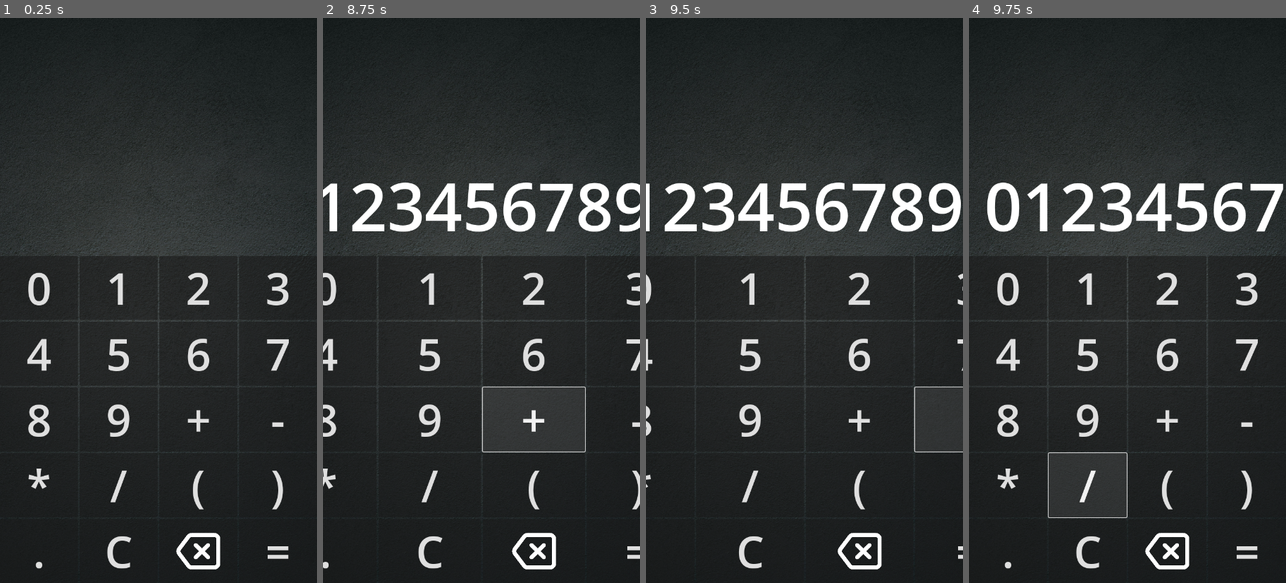
Above: before the commit, frames 1-4 (left to right).
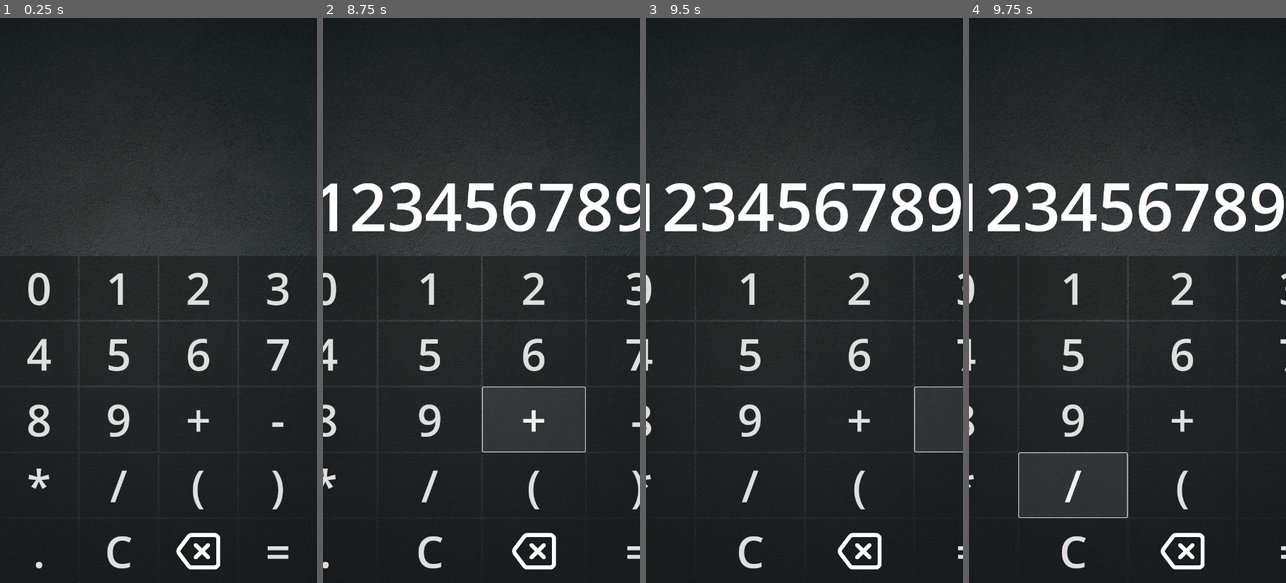
Above: after the commit, the same moments.

Repository: ppagdev/wrongculator-android
Game: Godot game, scene res://scenes/main.tscn
The game is run twice, just before and just after one commit, with the same random seed, the same clock (stepped at 60 frames per second) and the same inputs.
Inputs:
- Up to frame 1 (0.25 s): no input
- Up to frame 2 (8.75 s): click "0" at 0.5 s; click "1" at 1.25 s; click "2" at 2 s; click "3" at 2.75 s; click "4" at 3.5 s; click "5" at 4.25 s; click "6" at 5 s; click "7" at 5.75 s; click "8" at 6.5 s; click "9" at 7.25 s; click "+" at 8 s
- Up to frame 3 (9.5 s): click "-" at 8.75 s
- Up to frame 4 (9.75 s): click "/" at 9.5 s

Frames 1-3 are identical in both runs. In frame 4, 8.4% of the frame differs, in the area x 0-100%, y 29-98%.

Commit message:
fixed character limit

Diff:
--- a/scripts/main.gd
+++ b/scripts/main.gd
@@ -41,7 +41,7 @@
 	if display.text == "ERROR":
 		resetDisplay()
 	if display.text.length() >= 12:
-		display.text = display.text.substr(0,8)
+		display.text = display.text.substr(0,12)
 		return
 	display.text += arg
 
Not shown, removed: target/debug/Wrongculator Android.apk.idsig
Not shown, changed: target/debug/Wrongculator.apk
Not shown, removed: target/debug/Wrongculator.apk.idsig
